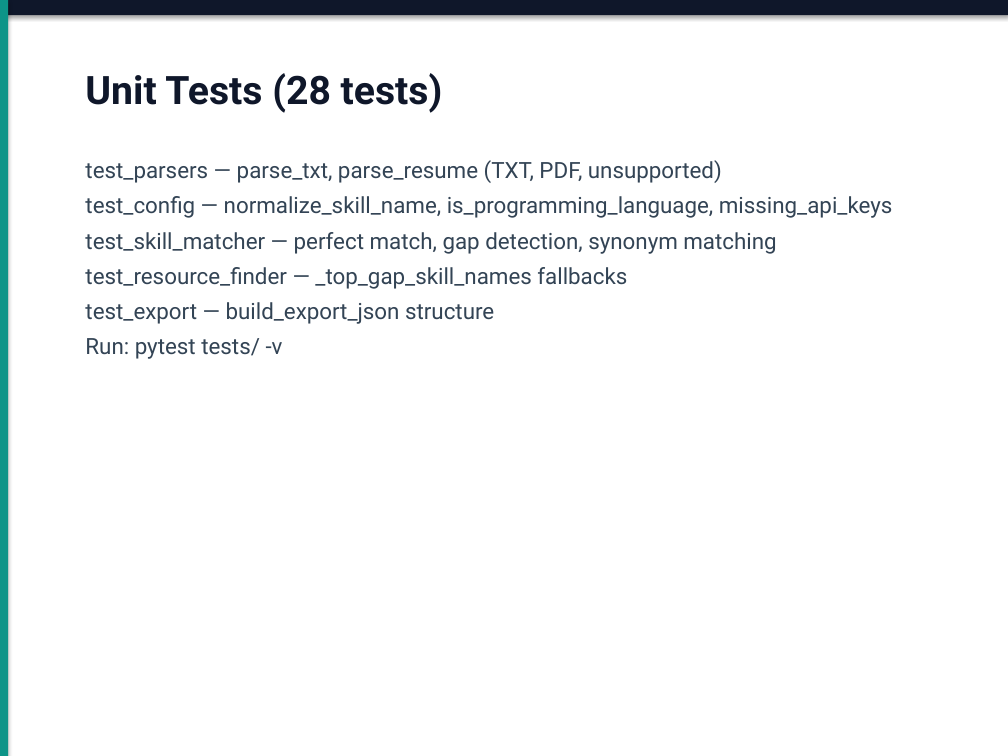
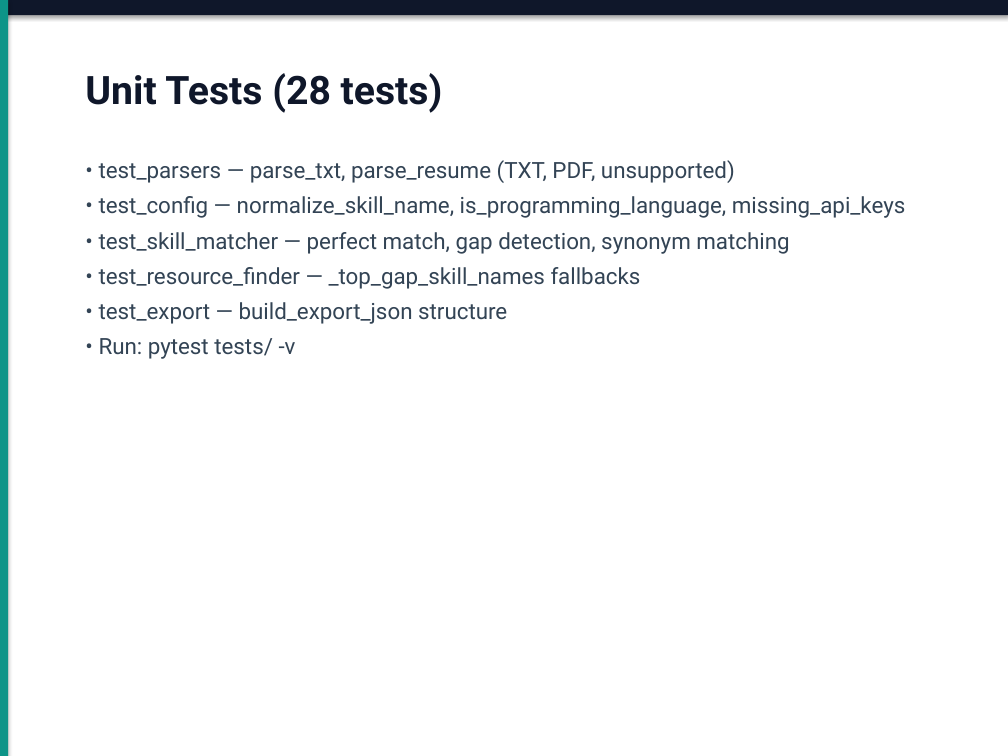
Before and after one commit to Dushyant-Bansal/ai-job-assistant, a slide deck: slide 8 of AI_Job_Assistant_Design_Deck.pptx. Drawn at 1008x756 pixels with LibreOffice and Linux fonts; fonts in the diff are those of the drawing. Boxes give left, top, right and bottom in pixels: in the first picture for what was removed or moved away, otherwise in the second. Text is boxed around its words. In the diff, an @@ line names an element or a change of style, - is before the commit and + after.

```diff
--- a/AI_Job_Assistant_Design_Deck.pptx
+++ b/AI_Job_Assistant_Design_Deck.pptx
@@ text at [99, 160, 906, 359]: text changed @@
-test_parsers — parse_txt, parse_resume (TXT, PDF, unsupported)
-test_config — normalize_skill_name, is_programming_language, missing_api_keys
-test_skill_matcher — perfect match, gap detection, synonym matching
-test_resource_finder — _top_gap_skill_names fallbacks
-test_export — build_export_json structure
-Run: pytest tests/ -v
+• test_parsers — parse_txt, parse_resume (TXT, PDF, unsupported)
+• test_config — normalize_skill_name, is_programming_language, missing_api_keys
+• test_skill_matcher — perfect match, gap detection, synonym matching
+• test_resource_finder — _top_gap_skill_names fallbacks
+• test_export — build_export_json structure
+• Run: pytest tests/ -v
```
Also in this commit, not shown: 7 other slides changed, 1 slide removed, 2 other files.
